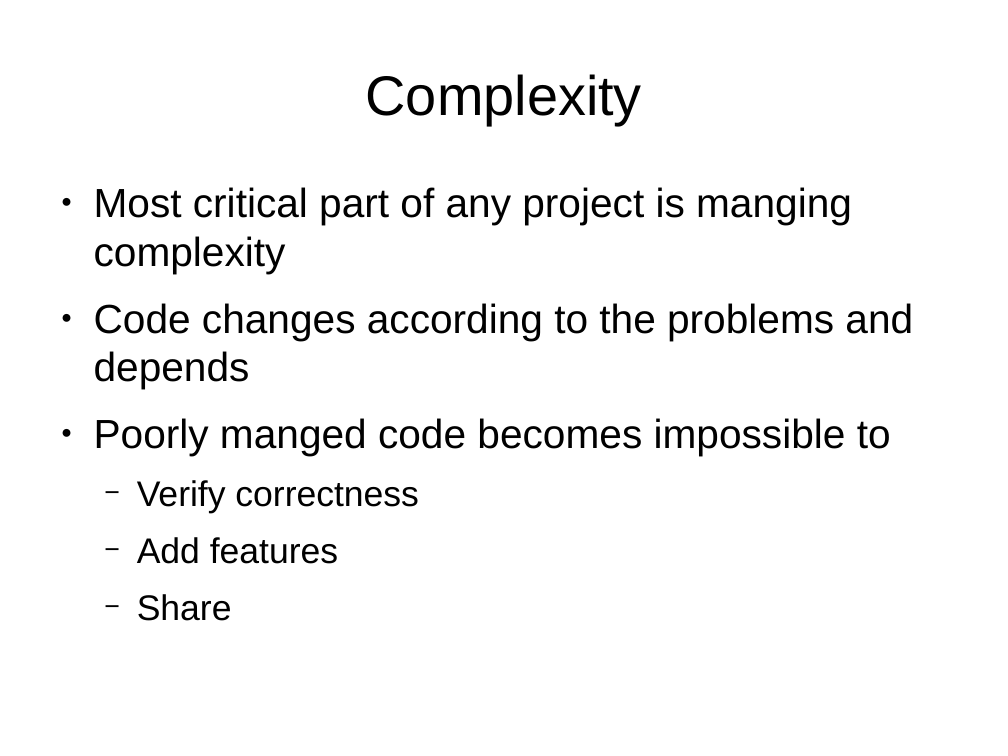
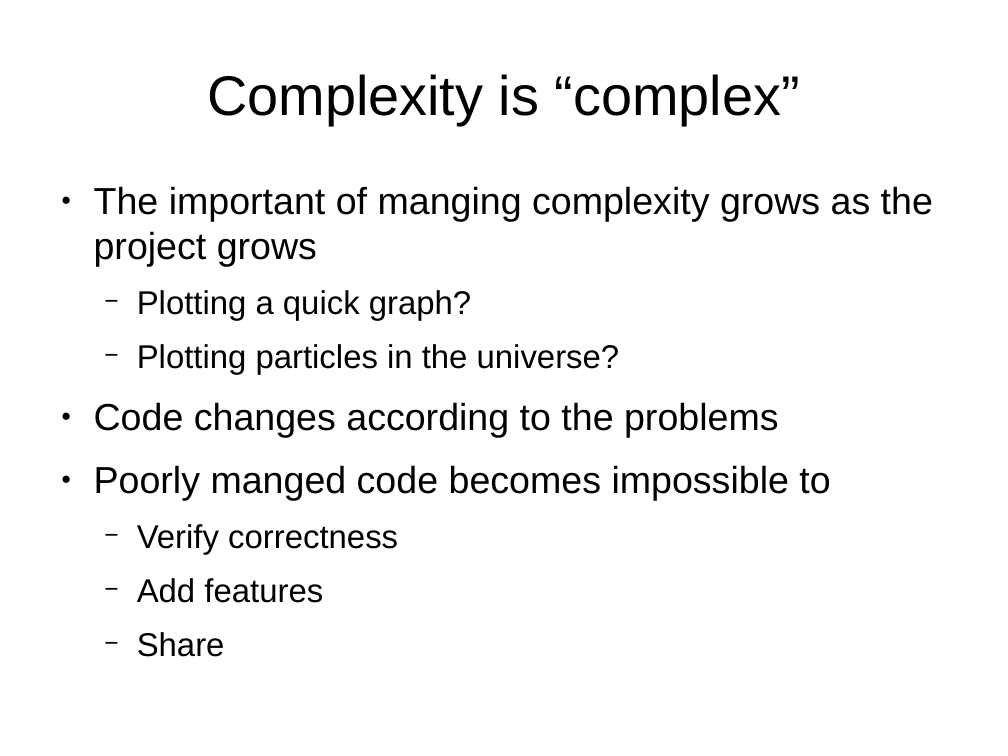
Before and after one commit to f0lie/refactoring_example, a slide deck: slide 4 of safe_code_pt2.odp. Drawn at 1008x756 pixels with LibreOffice and Linux fonts; fonts in the diff are those of the drawing. Boxes give left, top, right and bottom in pixels: in the first picture for what was removed or moved away, otherwise in the second. Text is boxed around its words. In the diff, an @@ line names an element or a change of style, - is before the commit and + after.

```diff
--- a/safe_code_pt2.odp
+++ b/safe_code_pt2.odp
@@ title at [207, 74, 800, 125]: text changed @@
-Complexity
+Complexity is “complex”
@@ text at [94, 186, 933, 437]: text changed; size 32 to 29.6 pt @@
-● Most critical part of any project is manging complexity
-● Code changes according to the problems and depends
+● The important of manging complexity grows as the project grows
+  − Plotting a quick graph?
+  − Plotting particles in the universe?
+● Code changes according to the problems
@@ text at [94, 465, 830, 603]: size 32 to 29.6 pt in "Poorly manged code becomes impossible to"; size 28 to 25.9 pt in "Verify correctness", "Add features", "Share" @@
```
Also in this commit, not shown: 6 other slides changed, 9 slides added, 3 slides removed, 1 other file.
